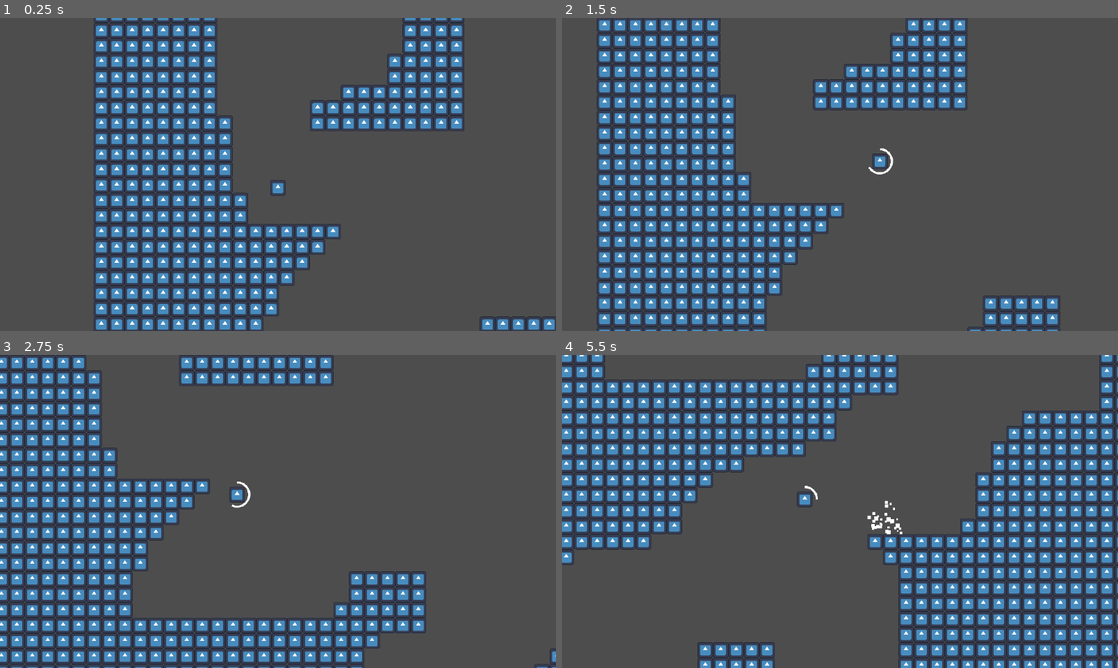
Above: before the commit, frames 1-4 (two rows, left to right).
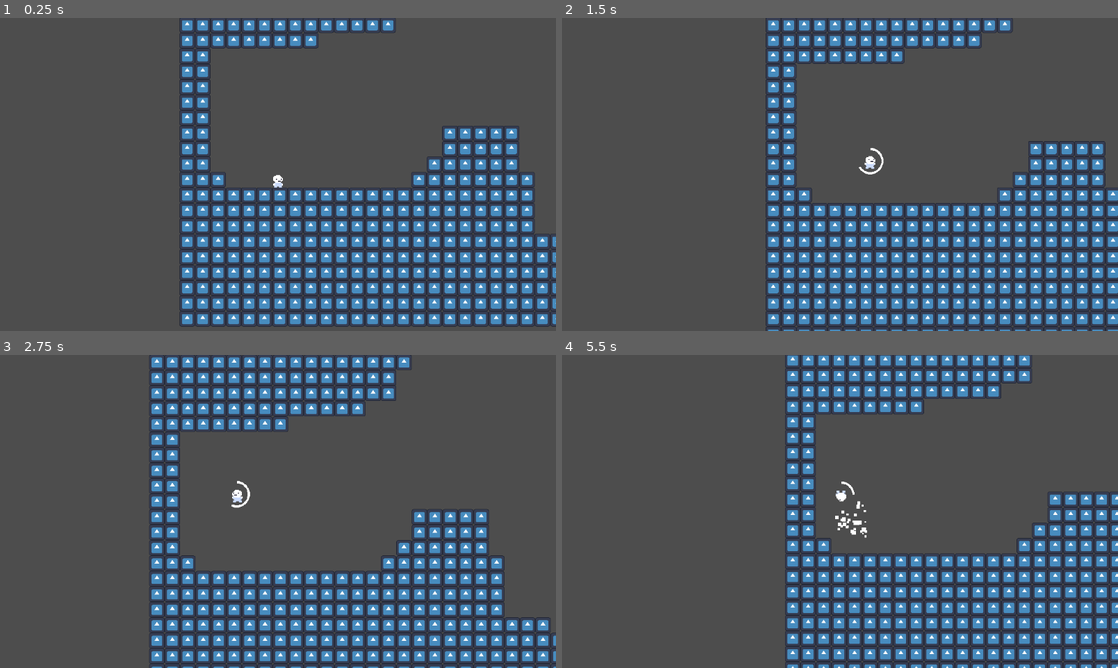
Above: after the commit, the same moments.

Repository: pxlinspace/hydrogen-bomb-vs.-coughing-baby
Game: Godot game, scene res://scenes/main.tscn
The game is run twice, just before and just after one commit, with the same random seed, the same clock (stepped at 60 frames per second) and the same inputs. The engine's default icon, where the game draws it, is replaced by a stand-in: a white triangle on a blue panel in a dark square.
Inputs (mouse positions are in pixels of both pictures, inside the frame that each line leads up to):
- Up to frame 1 (0.25 s): no input
- Up to frame 2 (1.5 s): tap Enter at 0.5 s; move the mouse to (962, 158) at 0.52 s; hold S (dive) 0.53-1.28 s; hold D (right) from 0.53 s (still down); click (962, 158) at 0.67 s; tap Space (jump) at 0.77, 0.8, 1.07, 1.35 s; move the mouse to (728, 190) at 1.27 s
- Up to frame 3 (2.75 s): tap Space (jump) at 1.52, 1.82, 2.3 s; tap S (dive) at 1.55 s; move the mouse to (333, 442) at 2.02 s; release D (right) at 2.03 s; press the mouse at (333, 442) at 2.03 s; hold A (left) from 2.03 s (still down)
- Up to frame 4 (5.5 s): move the mouse to (812, 574) at 2.77 s; release A (left) at 2.78 s; release the mouse at (812, 574) at 2.78 s; hold D (right) 2.78-4.28 s; tap S (dive) at 2.85, 4.55 s; click (812, 574) at 2.92 s; tap Space (jump) at 3.02, 3.32, 4.52, 4.82, 5.3 s; move the mouse to (1006, 558) at 3.52 s; hold Space (jump) 3.53-4.28 s; tap Alt at 3.6 s; move the mouse to (673, 464) at 4.27 s; hold A (left) 4.28-5.03 s; tap Shift at 4.35 s; move the mouse to (867, 511) at 5.02 s; hold D (right) from 5.03 s (still down); hold S (dive) from 5.03 s (still down); click (867, 511) at 5.17 s

The runs differ from the first frame. In frame 1, 41% of the frame differs, in the area x 16-100%, y 0-100%; in frame 2, 42%; in frame 3, 34%; in frame 4, 43%, in the area x 0-100%, y 0-100%.

Commit message:
added baby animations

Diff:
--- a/scenes/main.tscn
+++ b/scenes/main.tscn
@@ -19,7 +19,7 @@
 [node name="Stage" type="Node2D" parent="." unique_id=1875758802]
 
 [node name="Player" parent="Stage" unique_id=1106602383 instance=ExtResource("1_0wfyh")]
-position = Vector2(158, -331)
+position = Vector2(69, 189)
 
 [node name="Camera2D" type="Camera2D" parent="Stage/Player" unique_id=524223279]
 zoom = Vector2(2, 2)
--- a/scenes/player/player.gd
+++ b/scenes/player/player.gd
@@ -3,6 +3,7 @@
 @onready var coyote_jump_timer: Timer = $CoyoteJumpTimer
 @onready var jump_buffer_timer: Timer = $JumpBufferTimer
 @onready var cougher: Cougher = $Cougher
+@onready var sprite: AnimatedSprite2D = $AnimatedSprite2D
 
 const GROUND_ACCELERATION: float = 800.0
 const AIR_ACCELERATION: float = 600.0
@@ -20,6 +21,19 @@
 func _physics_process(delta: float) -> void:
 	cougher.set_particle_rotation(get_local_mouse_position().angle())
 	_process_movement(delta)
+	_update_animation()
+
+
+func _update_animation() -> void:
+	if is_on_floor():
+		sprite.play("default" if velocity.x == 0 else "walk")
+	elif Input.is_action_pressed("dive"):
+		sprite.play("dive")
+	elif is_on_wall_only():
+		sprite.play("wall")
+	else:
+		sprite.play("jump_rise" if velocity.y > 0 else "jump_fall")
+
 
 func _process_movement(delta: float) -> void:
 	var was_on_floor: bool = is_on_floor()
@@ -45,15 +59,20 @@
 	if not jump_buffer_timer.is_stopped():
 		if is_on_floor():
 			jump_buffer_timer.stop()
-			velocity.y = JUMP_VELOCITY
+			_apply_jump()
 		elif is_on_wall_only():
 			_apply_wall_jump()
 
 
 func _unhandled_input(event: InputEvent) -> void:
+	if event.is_action_pressed("left"):
+		sprite.flip_h = true
+	elif event.is_action_pressed("right"):
+		sprite.flip_h = false
+
 	if event.is_action_pressed("jump"):
 		if is_on_floor() or not coyote_jump_timer.is_stopped():
-			velocity.y = JUMP_VELOCITY
+			_apply_jump()
 			coyote_jump_timer.stop()
 		elif is_on_wall_only():
 			_apply_wall_jump()
@@ -68,6 +87,10 @@
 			velocity = -get_local_mouse_position().normalized() * COUGH_SPEED
 
 
+func _apply_jump() -> void:
+	velocity.y = JUMP_VELOCITY
+
+
 func _apply_wall_jump() -> void:
 	velocity.y = WALL_JUMP_VELOCITY.y
 	velocity.x = WALL_JUMP_VELOCITY.x * (-1 if get_wall_normal().x < 0 else 1)
--- a/scenes/player/player.tscn
+++ b/scenes/player/player.tscn
@@ -2,17 +2,194 @@
 
 [ext_resource type="Script" uid="uid://b7abxfn01i5ug" path="res://scenes/player/player.gd" id="1_3vyb7"]
 [ext_resource type="Script" uid="uid://cfn4yfxd2pbk2" path="res://scenes/player/cougher.gd" id="2_g2els"]
-[ext_resource type="Texture2D" uid="uid://dr6pynr31dqx1" path="res://icon.svg" id="4_lvxji"]
+[ext_resource type="Texture2D" uid="uid://cx7qewk1lfa1i" path="res://assets/images/baby-Sheet.png" id="4_75vfm"]
 [ext_resource type="Texture2D" uid="uid://bm3ckabkyunfj" path="res://assets/images/cough-bar-temp.png" id="4_p47bc"]
 
 [sub_resource type="RectangleShape2D" id="RectangleShape2D_u8vuu"]
-size = Vector2(16, 16)
+size = Vector2(10, 13)
+
+[sub_resource type="AtlasTexture" id="AtlasTexture_0owmy"]
+atlas = ExtResource("4_75vfm")
+region = Rect2(0, 0, 16, 16)
+
+[sub_resource type="AtlasTexture" id="AtlasTexture_lvxji"]
+atlas = ExtResource("4_75vfm")
+region = Rect2(0, 51, 16, 16)
+
+[sub_resource type="AtlasTexture" id="AtlasTexture_p47bc"]
+atlas = ExtResource("4_75vfm")
+region = Rect2(17, 51, 16, 16)
+
+[sub_resource type="AtlasTexture" id="AtlasTexture_75vfm"]
+atlas = ExtResource("4_75vfm")
+region = Rect2(34, 51, 16, 16)
+
+[sub_resource type="AtlasTexture" id="AtlasTexture_qek5x"]
+atlas = ExtResource("4_75vfm")
+region = Rect2(51, 51, 16, 16)
+
+[sub_resource type="AtlasTexture" id="AtlasTexture_5gtgg"]
+atlas = ExtResource("4_75vfm")
+region = Rect2(68, 51, 16, 16)
+
+[sub_resource type="AtlasTexture" id="AtlasTexture_h17s1"]
+atlas = ExtResource("4_75vfm")
+region = Rect2(85, 51, 16, 16)
+
+[sub_resource type="AtlasTexture" id="AtlasTexture_je7p5"]
+atlas = ExtResource("4_75vfm")
+region = Rect2(102, 51, 16, 16)
+
+[sub_resource type="AtlasTexture" id="AtlasTexture_fm80t"]
+atlas = ExtResource("4_75vfm")
+region = Rect2(119, 51, 16, 16)
+
+[sub_resource type="AtlasTexture" id="AtlasTexture_gx1jg"]
+atlas = ExtResource("4_75vfm")
+region = Rect2(0, 34, 16, 16)
+
+[sub_resource type="AtlasTexture" id="AtlasTexture_ugbui"]
+atlas = ExtResource("4_75vfm")
+region = Rect2(17, 34, 16, 16)
+
+[sub_resource type="AtlasTexture" id="AtlasTexture_fcs02"]
+atlas = ExtResource("4_75vfm")
+region = Rect2(34, 34, 16, 16)
+
+[sub_resource type="AtlasTexture" id="AtlasTexture_myrg7"]
+atlas = ExtResource("4_75vfm")
+region = Rect2(51, 34, 16, 16)
+
+[sub_resource type="AtlasTexture" id="AtlasTexture_kvlxm"]
+atlas = ExtResource("4_75vfm")
+region = Rect2(17, 17, 16, 16)
+
+[sub_resource type="AtlasTexture" id="AtlasTexture_uf5tr"]
+atlas = ExtResource("4_75vfm")
+region = Rect2(34, 17, 16, 16)
+
+[sub_resource type="AtlasTexture" id="AtlasTexture_lgqa7"]
+atlas = ExtResource("4_75vfm")
+region = Rect2(51, 17, 16, 16)
+
+[sub_resource type="AtlasTexture" id="AtlasTexture_8ydkj"]
+atlas = ExtResource("4_75vfm")
+region = Rect2(68, 17, 16, 16)
+
+[sub_resource type="AtlasTexture" id="AtlasTexture_3j4b4"]
+atlas = ExtResource("4_75vfm")
+region = Rect2(85, 17, 16, 16)
+
+[sub_resource type="AtlasTexture" id="AtlasTexture_yj68g"]
+atlas = ExtResource("4_75vfm")
+region = Rect2(0, 17, 16, 16)
+
+[sub_resource type="AtlasTexture" id="AtlasTexture_ioxgp"]
+atlas = ExtResource("4_75vfm")
+region = Rect2(0, 68, 16, 16)
+
+[sub_resource type="SpriteFrames" id="SpriteFrames_5gtgg"]
+animations = [{
+"frames": [{
+"duration": 1.0,
+"texture": SubResource("AtlasTexture_0owmy")
+}],
+"loop": true,
+"name": &"default",
+"speed": 5.0
+}, {
+"frames": [{
+"duration": 1.0,
+"texture": SubResource("AtlasTexture_lvxji")
+}, {
+"duration": 1.0,
+"texture": SubResource("AtlasTexture_p47bc")
+}, {
+"duration": 1.0,
+"texture": SubResource("AtlasTexture_75vfm")
+}, {
+"duration": 1.0,
+"texture": SubResource("AtlasTexture_qek5x")
+}, {
+"duration": 1.0,
+"texture": SubResource("AtlasTexture_5gtgg")
+}, {
+"duration": 1.0,
+"texture": SubResource("AtlasTexture_h17s1")
+}, {
+"duration": 1.0,
+"texture": SubResource("AtlasTexture_je7p5")
+}, {
+"duration": 1.0,
+"texture": SubResource("AtlasTexture_fm80t")
+}],
+"loop": true,
+"name": &"dive",
+"speed": 18.0
+}, {
+"frames": [{
+"duration": 1.0,
+"texture": SubResource("AtlasTexture_gx1jg")
+}],
+"loop": true,
+"name": &"jump_fall",
+"speed": 5.0
+}, {
+"frames": [{
+"duration": 1.0,
+"texture": SubResource("AtlasTexture_gx1jg")
+}, {
+"duration": 1.0,
+"texture": SubResource("AtlasTexture_ugbui")
+}, {
+"duration": 1.0,
+"texture": SubResource("AtlasTexture_fcs02")
+}, {
+"duration": 1.0,
+"texture": SubResource("AtlasTexture_myrg7")
+}],
+"loop": true,
+"name": &"jump_rise",
+"speed": 24.0
+}, {
+"frames": [{
+"duration": 1.0,
+"texture": SubResource("AtlasTexture_kvlxm")
+}, {
+"duration": 1.0,
+"texture": SubResource("AtlasTexture_uf5tr")
+}, {
+"duration": 1.0,
+"texture": SubResource("AtlasTexture_lgqa7")
+}, {
+"duration": 1.0,
+"texture": SubResource("AtlasTexture_8ydkj")
+}, {
+"duration": 1.0,
+"texture": SubResource("AtlasTexture_3j4b4")
+}, {
+"duration": 1.0,
+"texture": SubResource("AtlasTexture_yj68g")
+}],
+"loop": true,
+"name": &"walk",
+"speed": 10.0
+}, {
+"frames": [{
+"duration": 1.0,
+"texture": SubResource("AtlasTexture_ioxgp")
+}],
+"loop": true,
+"name": &"wall",
+"speed": 5.0
+}]
 
 [node name="Player" type="CharacterBody2D" unique_id=1106602383]
 collision_layer = 4
 script = ExtResource("1_3vyb7")
 
 [node name="CollisionShape2D" type="CollisionShape2D" parent="." unique_id=217856412]
+position = Vector2(0, 1.5)
 shape = SubResource("RectangleShape2D_u8vuu")
 
 [node name="CoyoteJumpTimer" type="Timer" parent="." unique_id=431650386]
@@ -45,8 +222,8 @@
 
 [node name="ParticleContainer" type="Node2D" parent="Cougher" unique_id=154882810]
 
-[node name="Sprite2D" type="Sprite2D" parent="." unique_id=211179988]
-scale = Vector2(0.125, 0.125)
-texture = ExtResource("4_lvxji")
+[node name="AnimatedSprite2D" type="AnimatedSprite2D" parent="." unique_id=931994068]
+sprite_frames = SubResource("SpriteFrames_5gtgg")
+animation = &"jump_fall"
 
 [connection signal="timeout" from="Cougher/PauseTimer" to="Cougher" method="_on_pause_timer_timeout"]
Binary file added: assets/images/baby-Sheet.png
Not shown, added: assets/images/baby-Sheet.png.import
Binary file added: assets/images/baby.aseprite
Binary file added: assets/images/baby_temp-Sheet.png
Not shown, added: assets/images/baby_temp-Sheet.png.import
Binary file added: assets/images/baby_temp.aseprite
